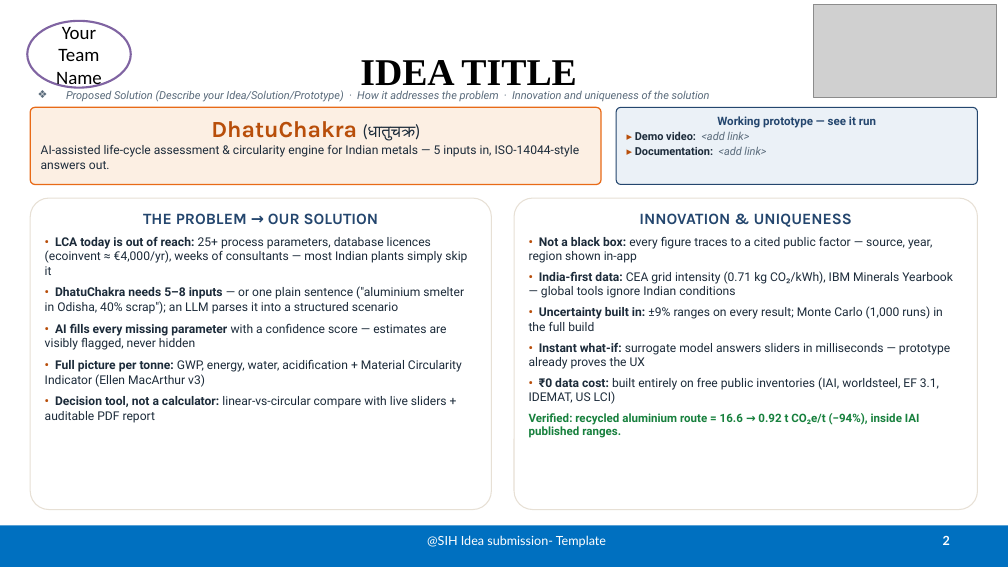
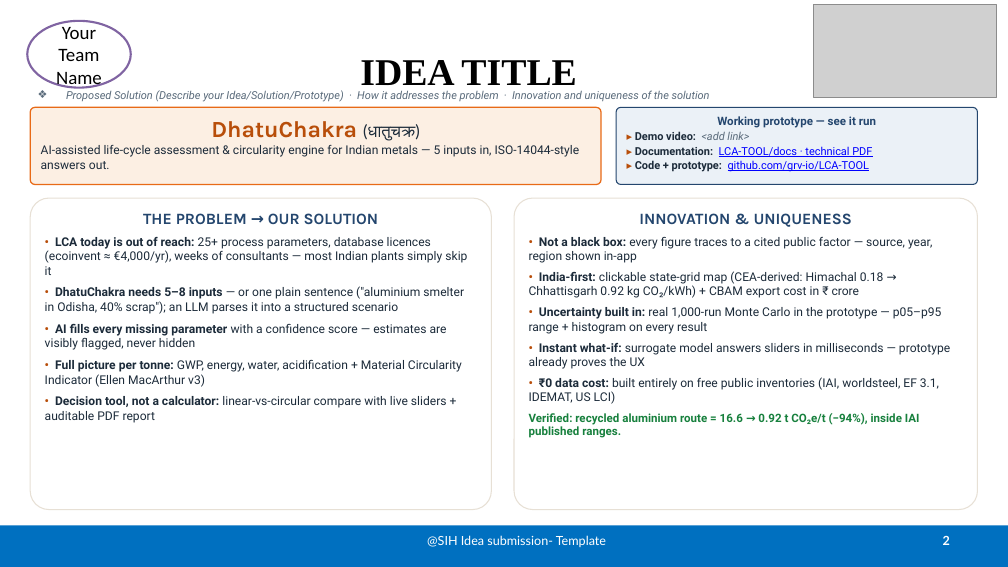
Before and after one commit to grv-io/LCA-TOOL, a slide deck: slide 2 of DhatuChakra_SIH_Idea.pptx. Drawn at 1008x567 pixels with LibreOffice and Linux fonts; fonts in the diff are those of the drawing; grey boxes stand for pictures. Boxes give left, top, right and bottom in pixels: in the first picture for what was removed or moved away, otherwise in the second. Text is boxed around its words. In the diff, an @@ line names an element or a change of style, - is before the commit and + after.

```diff
--- a/DhatuChakra_SIH_Idea.pptx
+++ b/DhatuChakra_SIH_Idea.pptx
@@ text in rounded rectangle at box(635, 146, 872, 172): text changed; text colour #1C2B3A to #0000FF; bold off @@
-▸ Documentation: <add link>
+▸ Documentation: LCA-TOOL/docs · technical PDF
+▸ Code + prototype: github.com/grv-io/LCA-TOOL
@@ text in rounded rectangle at box(529, 271, 942, 334): text changed @@
-• India-first data: CEA grid intensity (0.71 kg CO₂/kWh), IBM Minerals Yearbook — global tools ignore Indian conditions
-• Uncertainty built in: ±9% ranges on every result; Monte Carlo (1,000 runs) in the full build
+• India-first: clickable state-grid map (CEA-derived: Himachal 0.18 → Chhattisgarh 0.92 kg CO₂/kWh) + CBAM export cost in ₹ crore
+• Uncertainty built in: real 1,000-run Monte Carlo in the prototype — p05–p95 range + histogram on every result
```
Also in this commit, not shown: 3 other slides changed, 1 other file.
